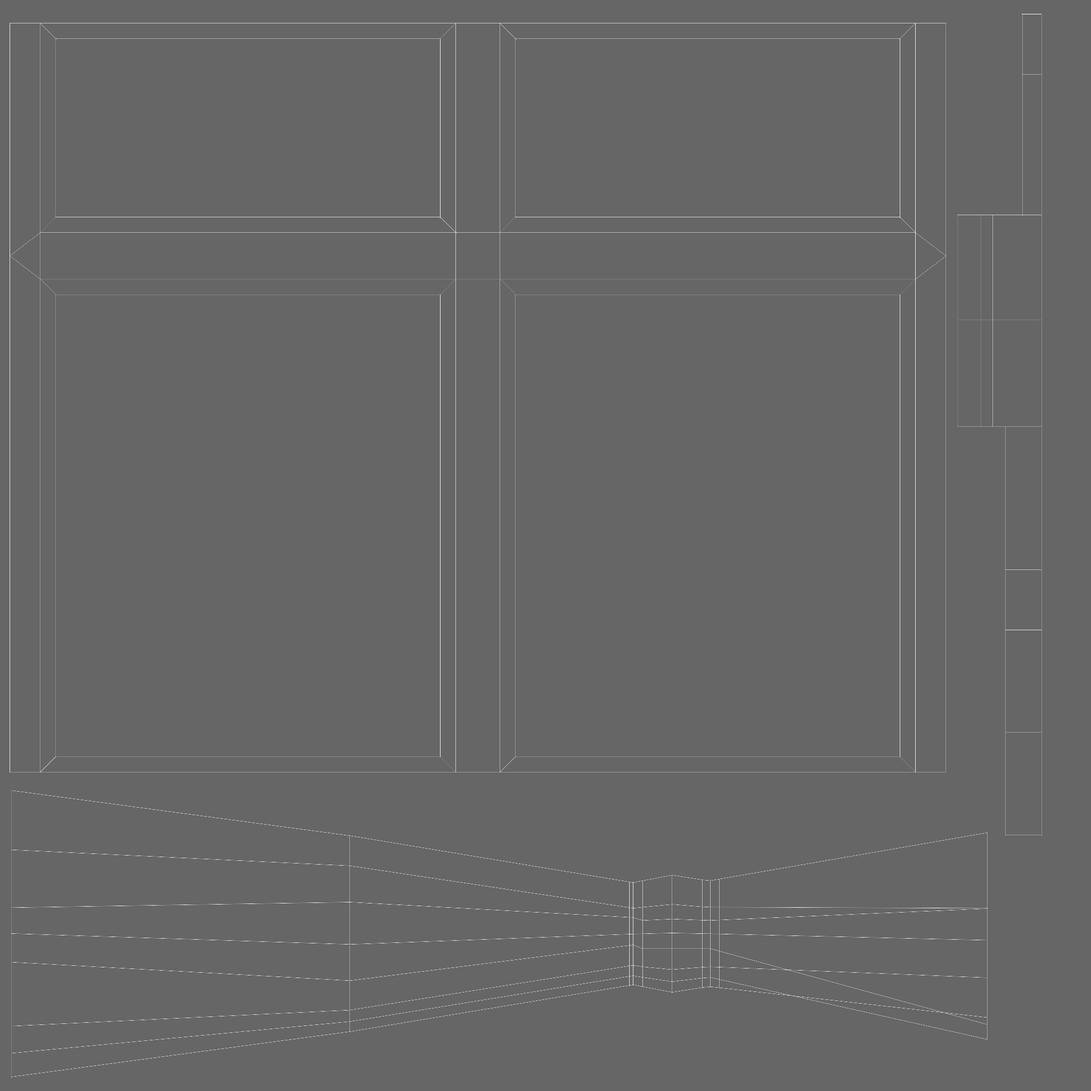
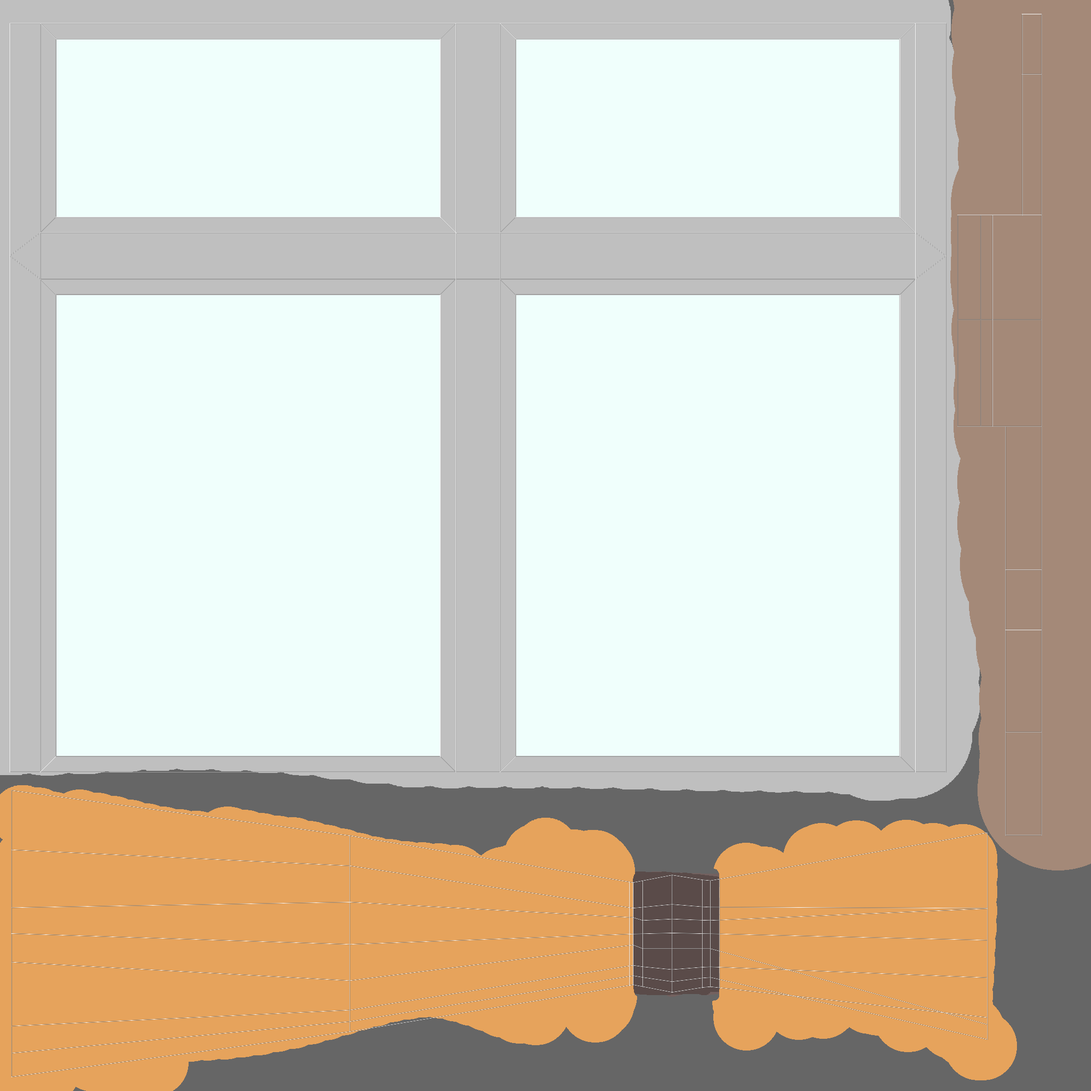
Comparing the layer stacks of the two 1091×1091 images. Changes:
added layer "Sky" above "Layer 3" over [56, 39, 900, 757]
added layer "Layer 3" above "Curtains" over [0, 0, 1091, 871]
added layer "Curtains" above "Layer 2" over [0, 785, 1018, 1091]
added layer "Layer 2" above "Layer 1" over [594, 871, 755, 998]
